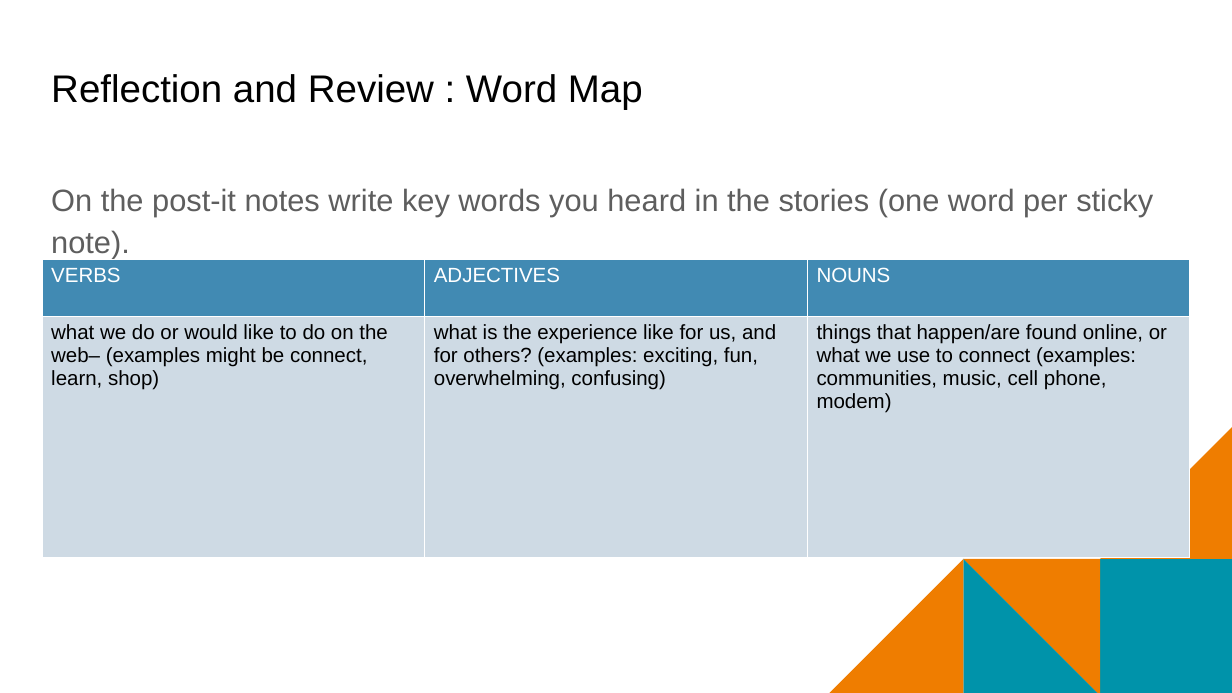
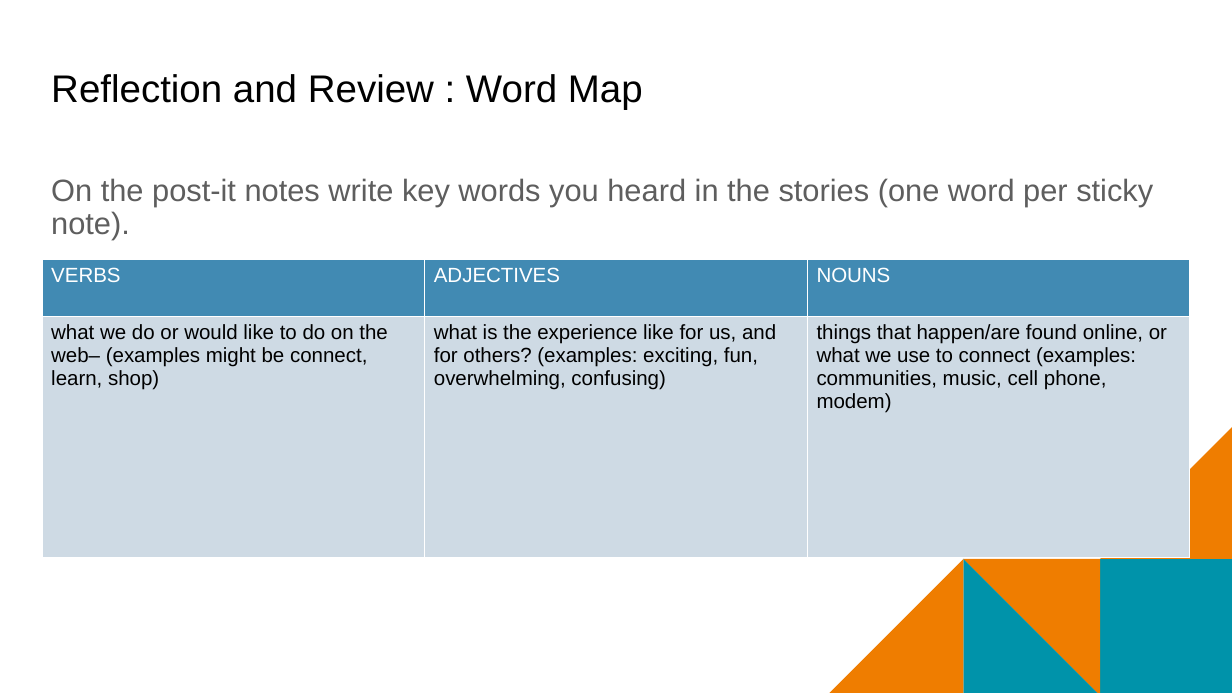
Before and after one commit to mr-eggleton/web-lit-core, a slide deck: slide 8 of final ppt/01-web-and-you.pptx. Drawn at 1232x693 pixels with LibreOffice and Linux fonts; fonts in the diff are those of the drawing; background and template pictures are left out. Boxes give left, top, right and bottom in pixels: in the first picture for what was removed or moved away, otherwise in the second. Text is boxed around its words. In the diff, an @@ line names an element or a change of style, - is before the commit and + after.

```diff
--- a/final ppt/01-web-and-you.pptx
+++ b/final ppt/01-web-and-you.pptx
@@ text "On the post-it notes write ..." at box(51, 178, 1153, 240): line spacing 1.15 to 0.9; less space between paragraphs @@
```
Also in this commit, not shown: 8 other slides changed, 2 other files.
